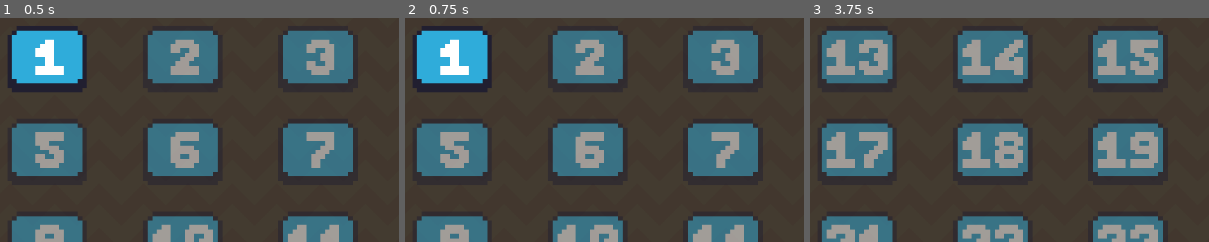
Above: before the commit, frames 1-3 (left to right).
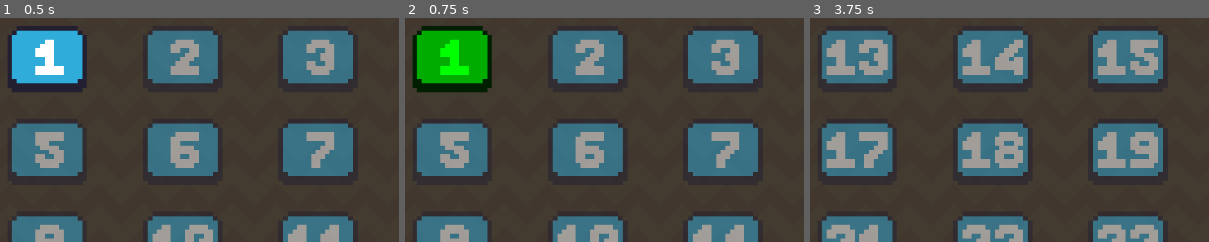
Above: after the commit, the same moments.

Repository: CD1FOX/2D-Platformer
Game: Godot game, scene res://Scenes/UI/levels.tscn
Two runs of this game, one before a commit and one after it. Both use one fixed random seed, a clock stepped at 60 frames per second and the inputs below. This scene is started directly instead of the project's main scene.
Inputs (mouse positions are % of the whole screen's width and height, from its top left):
- Up to frame 1 (0.5 s): no input
- Up to frame 2 (0.75 s): click (24, 22) at 0.5 s
- Up to frame 3 (3.75 s): click (24, 22) at 1.25 s; click (51, 82) at 2 s; click (51, 82) at 2.75 s; click (63, 82) at 3.5 s
The pictures show only the part of the screen within x 18-68%, y 13-63%; the shares and areas given below are measured in that part.

Frame 1 is identical in both runs. In frame 2, 5.7% of the frame differs, in the area x 2-22%, y 3-34%; in frame 3, nothing differs.

Commit message:
Update
feat(levels): make the button turn green when clicked and when not make its color back to normal

Diff:
--- a/Scenes/UI/Scripts/levels.gd
+++ b/Scenes/UI/Scripts/levels.gd
@@ -5,10 +5,18 @@
 @onready var level25_to_36 = $"Level25-36"
 
 var current_scene_counter = 1
+var selected_level_button: TextureButton = null
 
 func _ready():
 	update_visible_levels()
 	update_level_visibility()
+
+func handle_level_button_pressed(button: TextureButton) -> void:
+	if selected_level_button:
+		selected_level_button.modulate = Color.WHITE  # Reset previous button
+
+	selected_level_button = button
+	selected_level_button.modulate = Color.GREEN
 
 func _on_next_pressed() -> void:
 	if current_scene_counter < 3:
@@ -45,3 +53,18 @@
 
 func _on_back_button_pressed() -> void:
 	get_tree().change_scene_to_file("res://Scenes/UI/main_menu.tscn")
+
+
+func _on_level_1_pressed() -> void:
+	var pressed_button = $"Level1-12/Level1" as TextureButton
+	handle_level_button_pressed(pressed_button)
+
+
+func _on_level_2_pressed() -> void:
+	var pressed_button = $"Level1-12/Level2" as TextureButton
+	handle_level_button_pressed(pressed_button)
+
+
+func _on_level_3_pressed() -> void:
+	var pressed_button = $"Level1-12/Level3" as TextureButton
+	handle_level_button_pressed(pressed_button)
--- a/Scenes/UI/levels.tscn
+++ b/Scenes/UI/levels.tscn
@@ -331,6 +331,9 @@
 scale = Vector2(5.22429, 4.33332)
 texture_normal = ExtResource("43_le7lr")
 
+[connection signal="pressed" from="Level1-12/Level1" to="." method="_on_level_1_pressed"]
+[connection signal="pressed" from="Level1-12/Level2" to="." method="_on_level_2_pressed"]
+[connection signal="pressed" from="Level1-12/Level3" to="." method="_on_level_3_pressed"]
 [connection signal="pressed" from="HBoxContainer/Previous" to="." method="_on_previous_pressed"]
 [connection signal="pressed" from="HBoxContainer/Play" to="." method="_on_play_pressed"]
 [connection signal="pressed" from="HBoxContainer/Next" to="." method="_on_next_pressed"]
